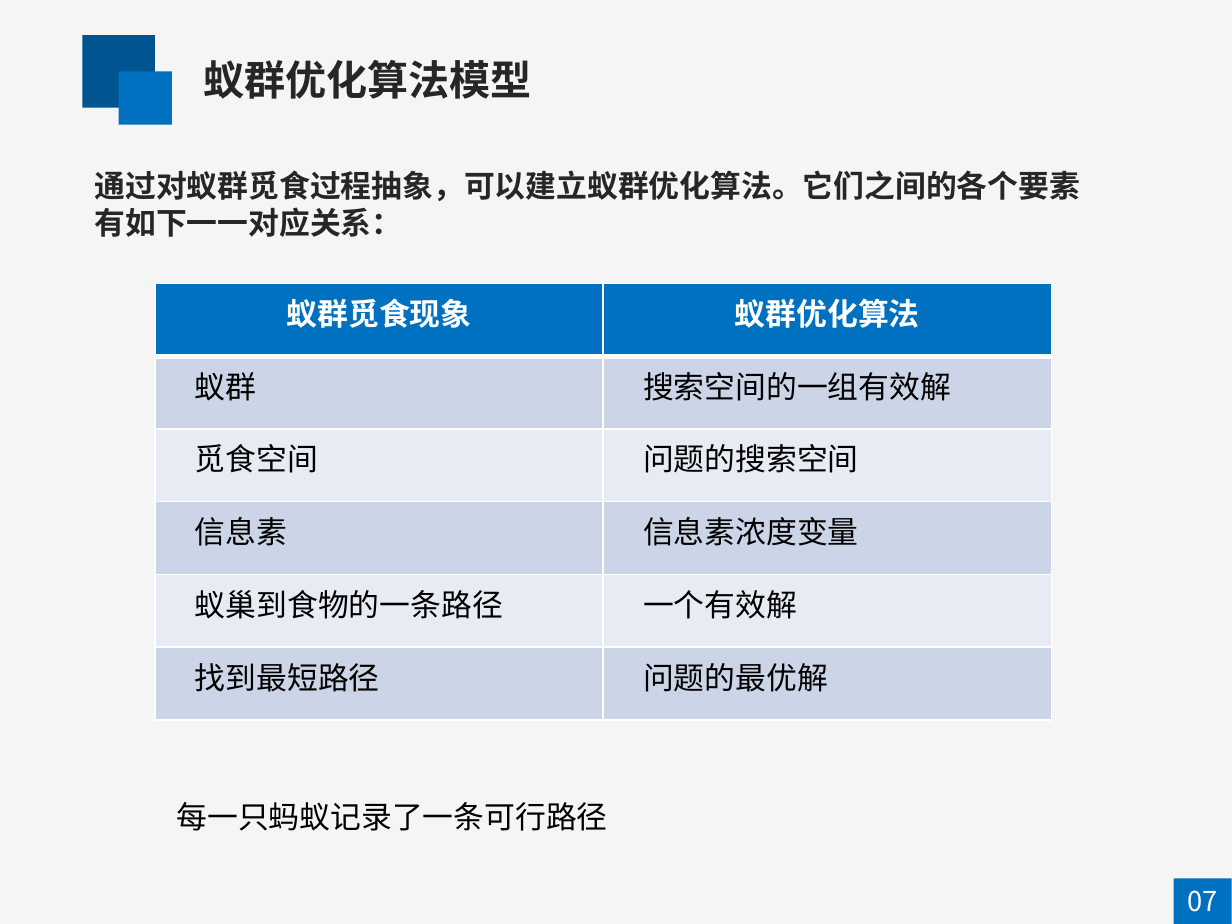
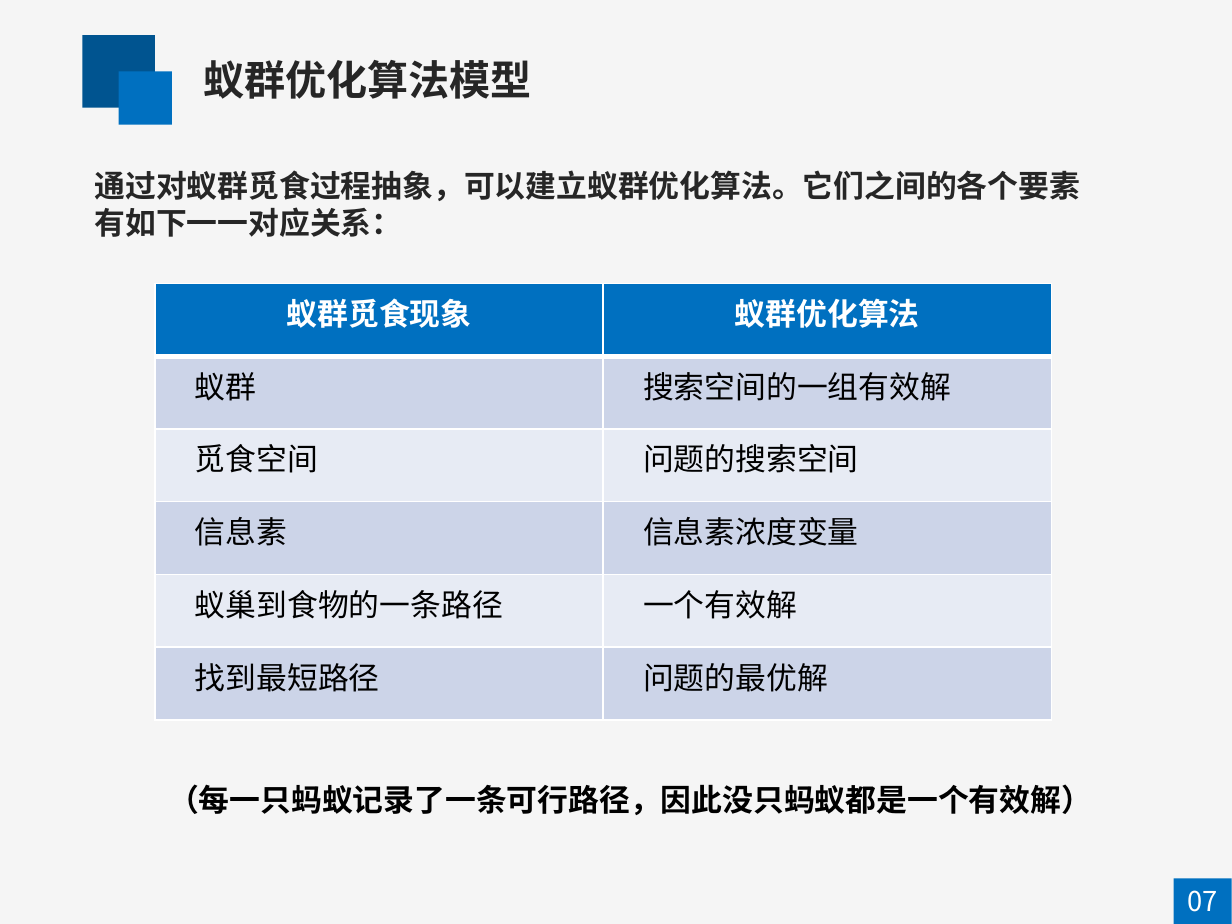
Before and after one commit to mapengfei-nwpu/ant, a slide deck: slide 7 of 蚁群优化算法.pptx. Drawn at 1232x924 pixels with LibreOffice and Linux fonts; fonts in the diff are those of the drawing. Boxes give left, top, right and bottom in pixels: in the first picture for what was removed or moved away, otherwise in the second. Text is boxed around its words. In the diff, an @@ line names an element or a change of style, - is before the commit and + after.

```diff
--- a/蚁群优化算法.pptx
+++ b/蚁群优化算法.pptx
@@ text at <box>168,784,1092,815</box>: text changed; bold on @@
-每一只蚂蚁记录了一条可行路径
+（每一只蚂蚁记录了一条可行路径，因此没只蚂蚁都是一个有效解）
```
Also in this commit, not shown: 21 other slides changed, 1 slide added, 1 slide removed.
